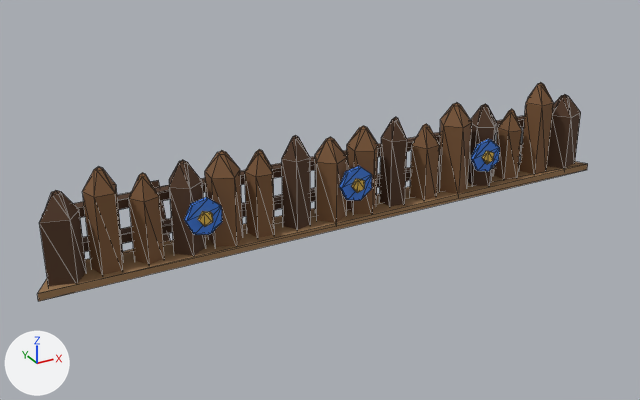
Two versions of the glTF model public/models/wall_seg_0.glb, one commit apart.
Before and after are seen from a 50 mm lens placed at (-0.695, -1.173, 0.631), pointed at (-0.043, 0.011, 0.039). Lighting does not change. The marker at lower left points along +X, +Y and +Z. The first picture is the older version. Mesh edges are drawn as thin lines. Vertices at exactly the same position are counted once.

Names of what the first picture shows: 'wall_seg_0'.
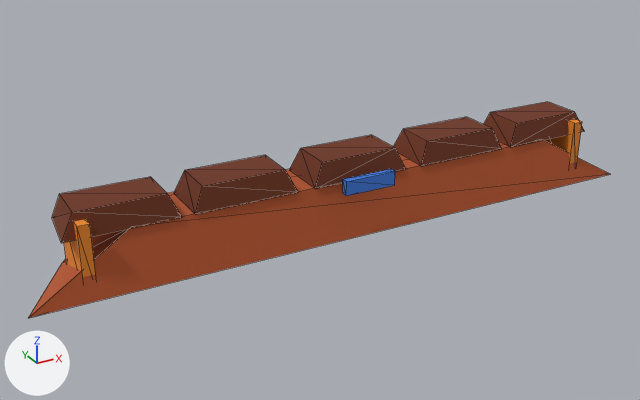
Pixel boxes (x1, y1, x2, y2) of what changed, in the pictures (640 x 400 px):
'wall_seg_0', reshaped: before (37, 82, 588, 301); after (28, 102, 610, 318)
part 1 of me_wall_seg_0, added (orange): after (64, 219, 96, 277)
part 2 of me_wall_seg_0, added (orange): after (544, 119, 582, 164)
part 3 of me_wall_seg_0, added (blue): after (343, 169, 395, 196)
part 4 of me_wall_seg_0, rebuilt (28% taller): before (37, 162, 588, 301); after (28, 140, 610, 318)
part 5 of me_wall_seg_0, deleted: before (39, 82, 581, 286)
part 6 of me_wall_seg_0, built on (mostly hidden before): before (42, 115, 525, 252); after (52, 102, 584, 243)

The change, as a diff of the scene's bpy script:
```diff
--- a/public/models/wall_seg_0.glb.py
+++ b/public/models/wall_seg_0.glb.py
@@ me_wall_seg_0 @@
-me_wall_seg_0.from_pydata(...)  # 376 vertices, 592 faces; spans x -0.518..0.518, y -0.042..0.102, z -0.003..0.181
-me_wall_seg_0.materials.append(mat_city_earth)  # brown #9a7650
-me_wall_seg_0.materials.append(mat_city_timber_dark)  # brown #4f3522
-me_wall_seg_0.materials.append(mat_city_timber)  # brown #7a5534
+me_wall_seg_0.from_pydata(...)  # 72 vertices, 108 faces; spans x -0.54..0.54, y -0.077..0.07, z 0.0..0.128
+# me_wall_seg_0 part 1: a new loose piece, a box spanning x -0.459..-0.441, y -0.06..0.04, z 0.005..0.115, in mat_city_hazard (orange #f28c28)
+# me_wall_seg_0 part 2: a new loose piece, a box spanning x 0.441..0.459, y -0.06..0.04, z 0.005..0.115, in mat_city_hazard (orange #f28c28)
+# me_wall_seg_0 part 3: a new loose piece, a box spanning x -0.045..0.045, y -0.077..-0.065, z 0.08..0.104, in mat_team (blue #3d7be0)
+# me_wall_seg_0 part 4: the loose piece of 8 vertices spanning x -0.518..0.518, y -0.031..0.039, z 0.0..0.012 is rebuilt with 8 vertices and now spans x -0.54..0.54, y -0.07..0.07, z 0.0..0.09, in mat_city_regolith (orange #b5552b)
+# me_wall_seg_0 part 5: 25 loose pieces with 352 vertices, spanning x -0.499..0.5, y -0.042..0.102, z -0.003..0.181, are deleted
+# me_wall_seg_0 part 6
+# 16 vertices are removed from x -0.488..0.488, y 0.021..0.039, z 0.034..0.106
+# 24 faces are deleted
+# 24 vertices are added at x -0.48..0.48, y -0.049..0.041, z 0.09..0.128
+# 10 new vertices lie (0.136, 0.0, 0.0) away from vertices in x -0.458..0.322, y -0.04..0.032, z 0.128
+# 6 new vertices lie (-0.17, 0.0, 0.0) away from vertices in x -0.115..0.285, y -0.049..0.041, z 0.09
+# 60 new faces join them, mat_city_regolith_dark (brown #6e3219)
 me_wall_seg_0.materials.append(mat_team)
-me_wall_seg_0.materials.append(mat_city_gold)  # yellow #e0b84a
+me_wall_seg_0.materials.append(mat_city_regolith)  # orange #b5552b
+me_wall_seg_0.materials.append(mat_city_regolith_dark)  # brown #6e3219
+me_wall_seg_0.materials.append(mat_city_hazard)  # orange #f28c28
```
